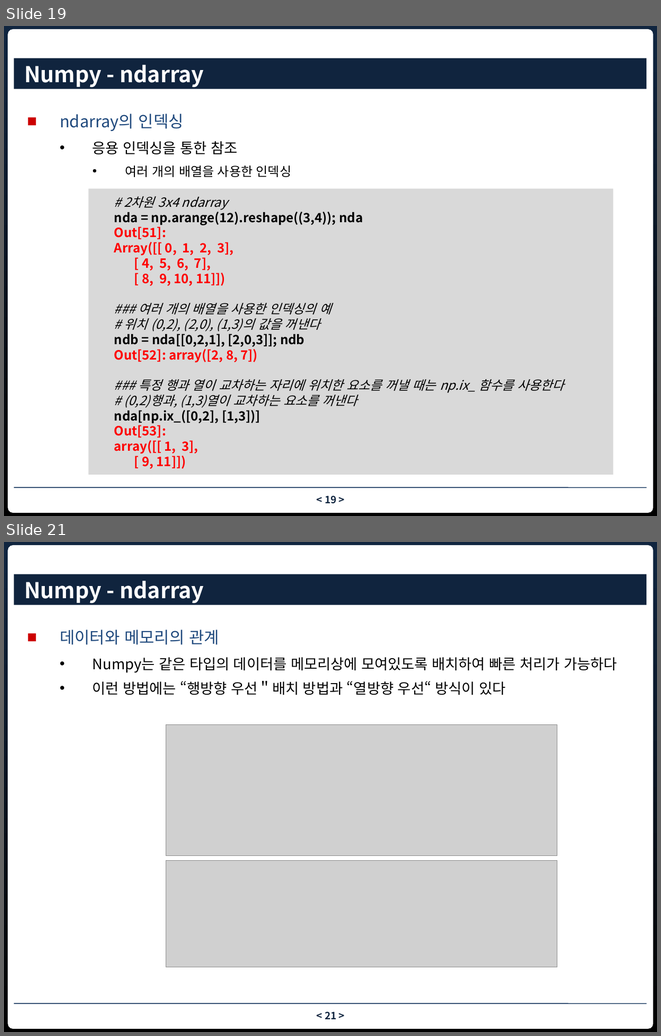
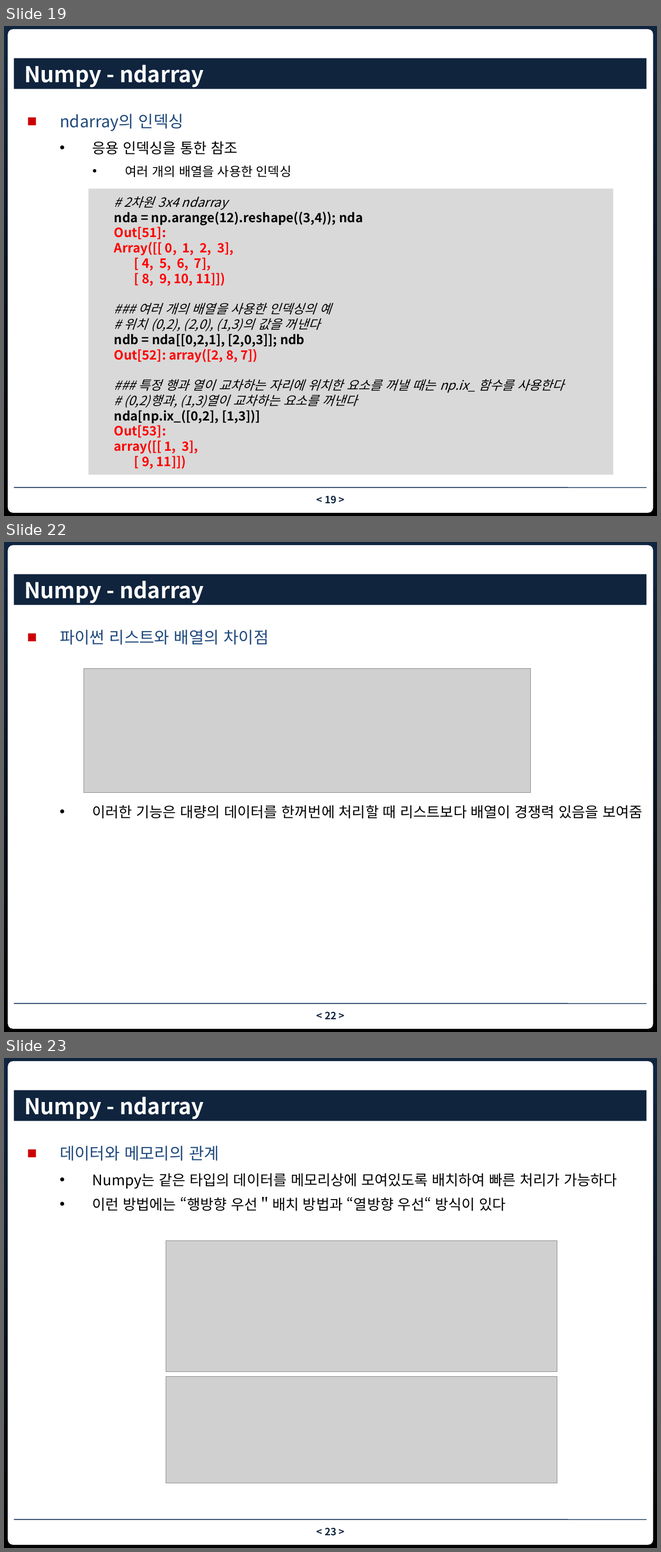
Before and after one commit to nhkim55/bigdata_fintech_python, a slide deck: ch5 numpy.pptx. Shown one above the other, each under a label of ours: slides 19 and 21 before the commit, slides 19, 22 and 23 after it; the slides between them are not shown. The pictures are 661x1036 and 661x1552 pixels, drawn with LibreOffice and Linux fonts; fonts in the diff are those of the drawing; grey boxes stand for pictures; background and template pictures are left out. Boxes give left, top, right and bottom in pixels: in the first picture for what was removed or moved away, otherwise in the second. Text is boxed around its words. In the diff, an @@ line names an element or a change of style, - is before the commit and + after.

```diff
--- a/ch5 numpy.pptx
+++ b/ch5 numpy.pptx
@@ slide 22 added at [4,542,657,1032], background gradient #10253F to #000000; not listed: 3 template elements that a slide beside it also shows @@
@@ title added at [14,574,646,605], fill #0F243E, 24 pt, text #FFFFFF, bold @@
+Numpy - ndarray
@@ text added at [60,629,643,819], 16 pt, text #000000 @@
+■ 파이썬 리스트와 배열의 차이점
+  • 이러한 기능은 대량의 데이터를 한꺼번에 처리할 때 리스트보다 배열이 경쟁력 있음을 보여줌
@@ picture added at [84,669,530,793] @@
@@ what was slide 21 is now slide 23 @@
@@ page number at [325,1528,336,1536]: text changed @@
-< 21 >
+< 23 >
```
Also in this commit, not shown: 3 slides changed, 1 other slide added.
